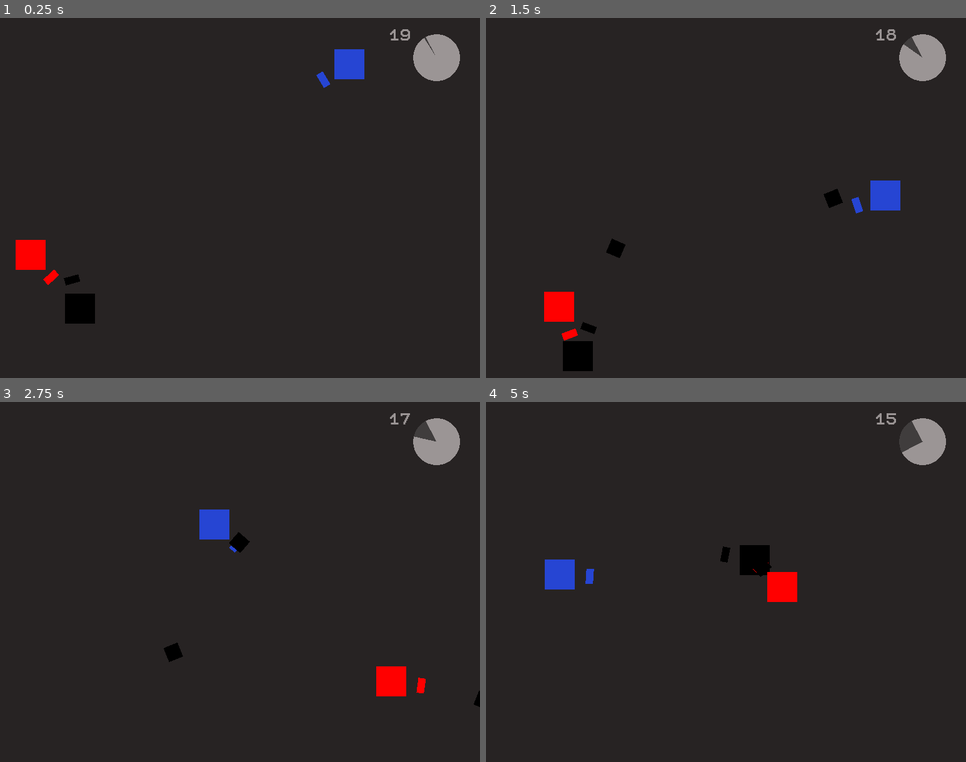
Above: before the commit, frames 1-4 (two rows, left to right).
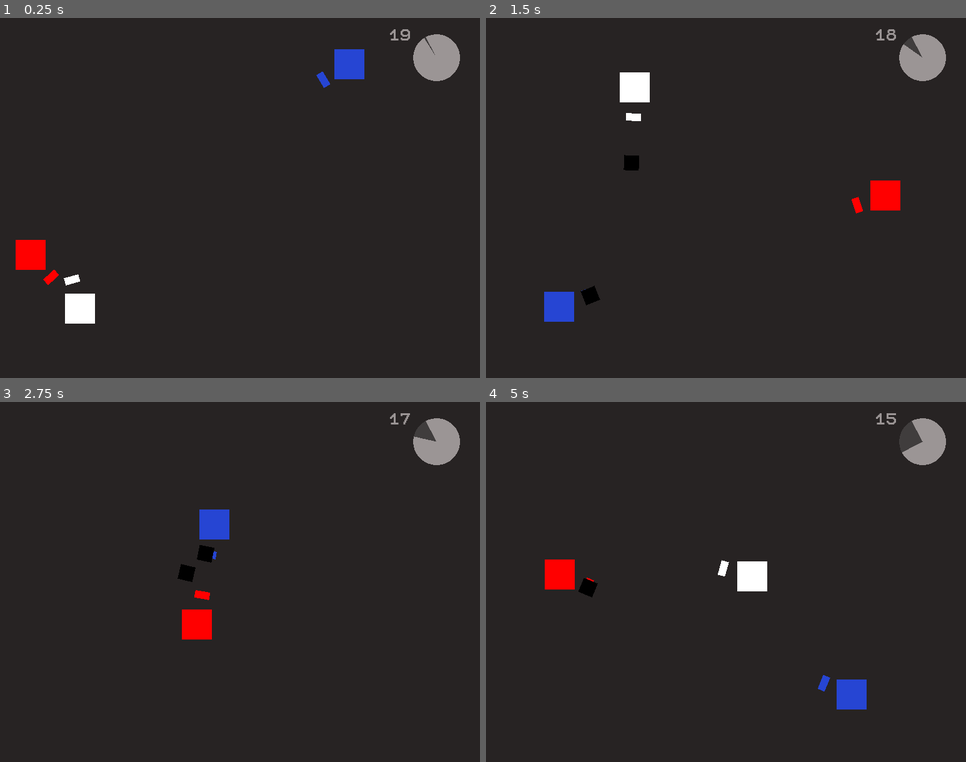
Above: after the commit, the same moments.

Repository: SaviHex/gmtk2020
Game: Godot game, scene res://core/Main/Main.tscn
The game is run twice, just before and just after one commit, with the same random seed, the same clock (stepped at 60 frames per second) and the same inputs.
Inputs (mouse positions are in pixels of both pictures, inside the frame that each line leads up to):
- Up to frame 1 (0.25 s): no input
- Up to frame 2 (1.5 s): tap Enter at 0.5 s; move the mouse to (831, 180) at 0.52 s; hold D (right) 0.53-1.28 s; tap Space at 0.6, 0.77, 1.07 s; move the mouse to (630, 216) at 1.27 s; hold S (down) from 1.28 s (still down); click (630, 216) at 1.35 s
- Up to frame 3 (2.75 s): tap Space at 1.52, 1.55, 1.82, 2.1 s; move the mouse to (288, 502) at 2.02 s; release S (down) at 2.03 s; hold D (right) from 2.03 s (still down)
- Up to frame 4 (5 s): move the mouse to (702, 654) at 2.77 s; release D (right) at 2.78 s; hold W (up) 2.78-3.53 s; click (702, 654) at 2.85 s; tap Space at 3.02, 3.05, 3.32, 3.6, 3.77, 4.07, 4.52, 4.55, 4.82 s; move the mouse to (870, 636) at 3.52 s; hold A (left) from 3.53 s (still down); move the mouse to (582, 528) at 4.27 s; click (582, 528) at 4.35 s

The runs differ from the first frame. In frame 1, 0.6% of the frame differs, in the area x 13-20%, y 71-85%; in frame 2, 2.9%, in the area x 12-87%, y 15-99%; in frame 3, 1.8%; in frame 4, 2.8%.

Commit message:
Troca-troca com apenas 1 inimigo

Diff:
--- a/src/core/Main/Main.gd
+++ b/src/core/Main/Main.gd
@@ -36,17 +36,31 @@
 	return self.characters[(i + 1) % self.characters.size()]
 
 func switcheroo():
+	var i_p = get_player_index()
+	var i_e = (get_player_index() + 1) % self.characters.size()
+
+	var p = self.characters[i_p]
+	var e = self.characters[i_e]
+
+	e.disable()
+	self.characters[i_p] = e
+	self.characters[i_e] = p
+
+	var e_pos = e.position
+	e.position = p.position
+	p.position = e_pos
+
+	# Muda de lugar com o player mas continua mirando no mesmo.
+	e.init(self.paths[i_p], get_next_char(i_e))
+
+
+func get_player_index():
 	var i = 0
 	for c in self.characters:
-		if c.is_in_group("enemy"):
-			c.disable()
-		c.position = get_next_char(i).position
+		if c.is_in_group("player"):
+			return i
 		i += 1
-
-	var front_char = self.characters.pop_front()
-	self.characters.push_back(front_char)
-
-	init_enemies()
+	return -1
 
 func _on_Timer_timeout():
 	get_tree().change_scene(next_level)
--- a/src/core/player/Player.tscn
+++ b/src/core/player/Player.tscn
@@ -5,9 +5,11 @@
 [sub_resource type="RectangleShape2D" id=1]
 extents = Vector2( 8, 8 )
 
-[sub_resource type="GradientTexture" id=2]
+[sub_resource type="Gradient" id=2]
+colors = PoolColorArray( 1, 1, 1, 1, 1, 1, 1, 1 )
 
 [sub_resource type="GradientTexture" id=3]
+gradient = SubResource( 2 )
 
 [node name="Player" type="KinematicBody2D" groups=[
 "player",
@@ -19,7 +21,7 @@
 
 [node name="Sprite" type="Sprite" parent="."]
 scale = Vector2( 0.0078125, 16 )
-texture = SubResource( 2 )
+texture = SubResource( 3 )
 
 [node name="Pivot" type="Node2D" parent="."]
 
Not shown: 2 places in src/core/enemy/Enemy.tscn that only renumber resources
